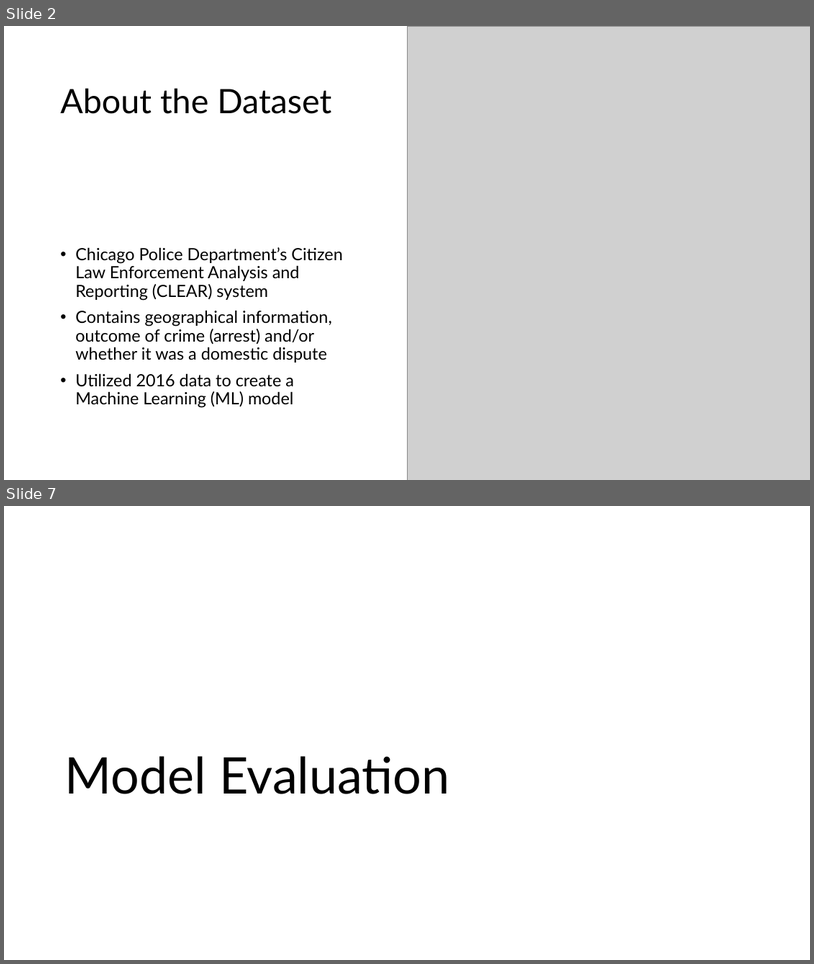
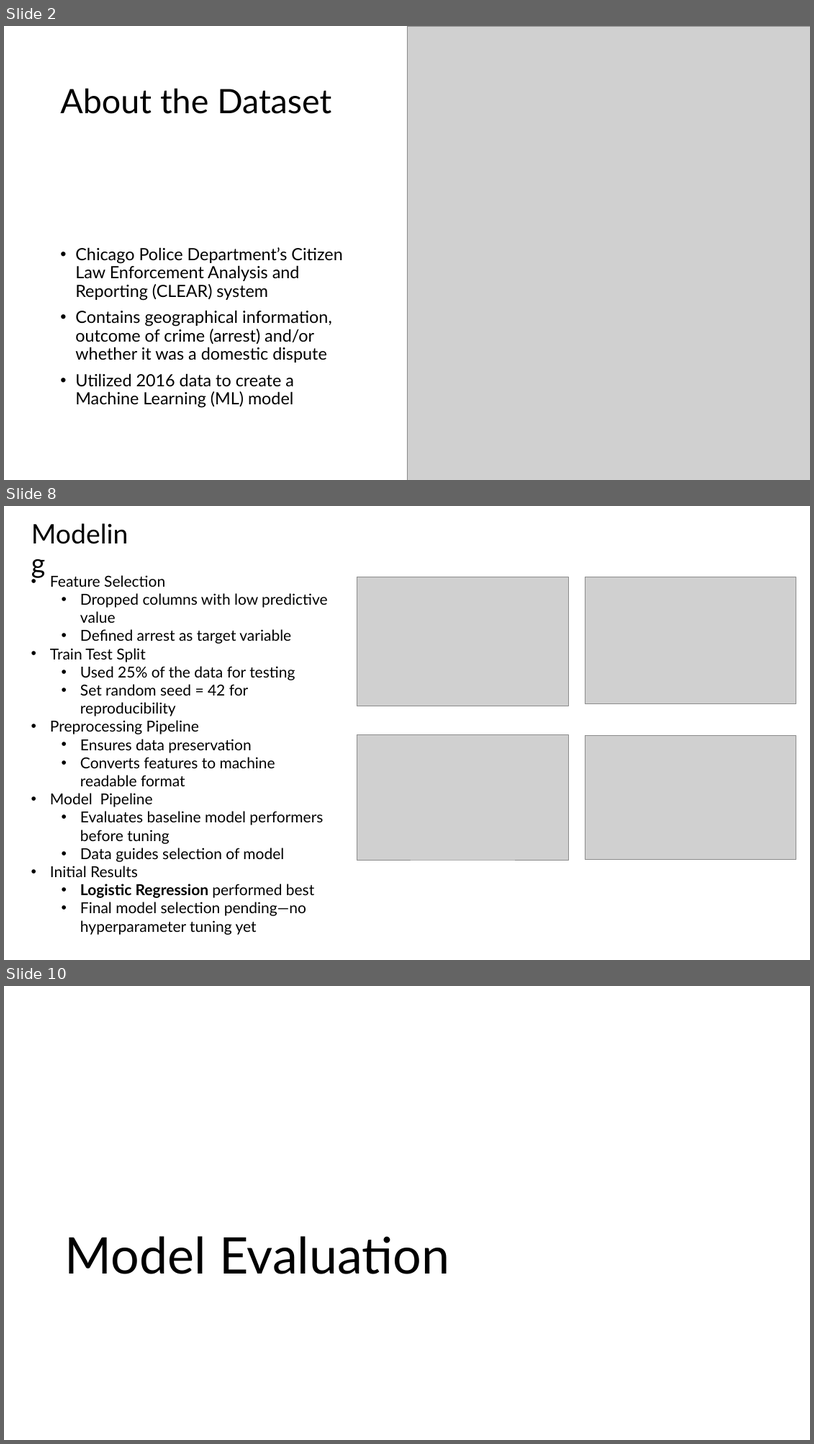
Before and after one commit to tkoche3/ISDS7075, a slide deck: ISDS 7075 Final Presentation.pptx. Shown one above the other, each under a label of ours: slides 2 and 7 before the commit, slides 2, 8 and 10 after it; the slides between them are not shown. The pictures are 814x964 and 814x1444 pixels, drawn with LibreOffice and Linux fonts; fonts in the diff are those of the drawing; grey boxes stand for pictures. Boxes give left, top, right and bottom in pixels: in the first picture for what was removed or moved away, otherwise in the second. Text is boxed around its words. In the diff, an @@ line names an element or a change of style, - is before the commit and + after.

```diff
--- a/ISDS 7075 Final Presentation.pptx
+++ b/ISDS 7075 Final Presentation.pptx
@@ slide 8 added at (4,506,810,960), background #FFFFFF @@
@@ title added at (25,530,146,569), 32 pt, text #000000 @@
+Modeling
@@ text added at (50,575,327,934), 18 pt, text #000000 @@
+• Feature Selection
+  • Dropped columns with low predictive value
+  • Defined arrest as target variable
+• Train Test Split
+  • Used 25% of the data for testing
+  • Set random seed = 42 for reproducibility
+• Preprocessing Pipeline
+  • Ensures data preservation
+  • Converts features to machine readable format
+• Model Pipeline
+  • Evaluates baseline model performers before tuning
+  • Data guides selection of model
+• Initial Results
+  • Logistic Regression performed best
+  • Final model selection pending—no hyperparameter tuning yet
@@ picture added at (358,577,568,705) @@
@@ picture added at (585,577,797,705) @@
@@ picture added at (358,735,568,860) @@
@@ picture added at (585,735,797,859) @@
@@ what was slide 7 is now slide 10 @@
```
Also in this commit, not shown: 4 slides changed, 3 other slides added, 1 slide removed.
